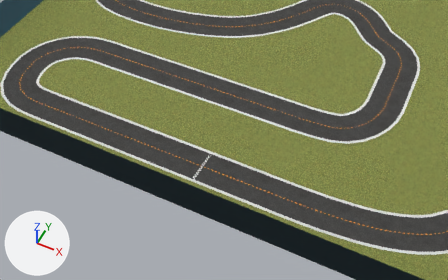
What one commit did to the COLLADA model bundle/meshes/2022_may_pro_cw/2022_may_pro_cw.dae.
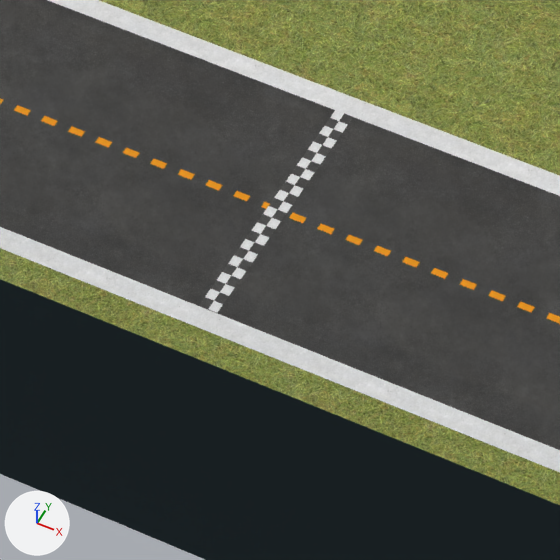
Old and new are each drawn from a 50 mm camera at (4.5, -13.94, 11.96) aimed at (-0.12, -4.71, 0.42) and again close up on the part from 37% to 53% of the width and 50% to 76% of the height. Every picture has the same lights, and +X, +Y and +Z are marked at lower left. Where no turn or scale is listed for an object, it has been applied to the vertices.

Objects in the first close-up: 'StartLine', 'cl', 'field', 'il', 'ol', 'road', 'wall'.
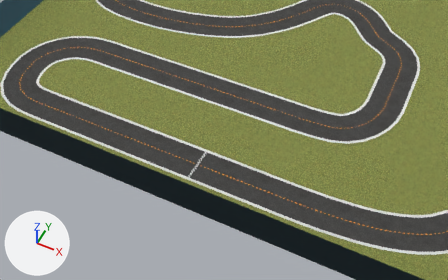
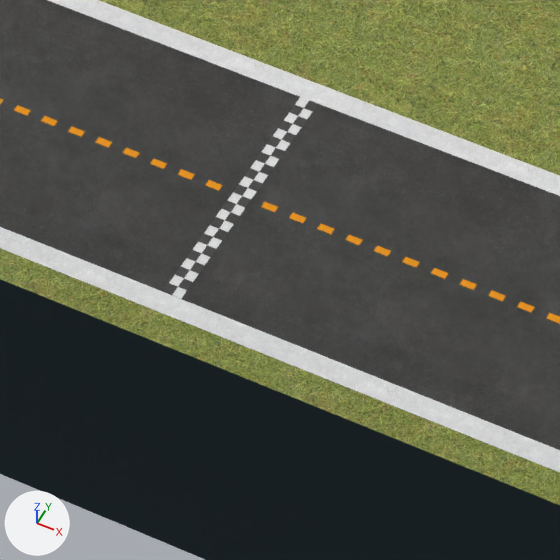
Patch to the scene script:
```diff
--- a/bundle/meshes/2022_may_pro_cw/2022_may_pro_cw.dae.py
+++ b/bundle/meshes/2022_may_pro_cw/2022_may_pro_cw.dae.py
@@ ob_startline @@
 ob_startline = bpy.data.objects.new('StartLine', me_plane)
-ob_startline.location = (-0.38, -5.401, 0.002)
+ob_startline.location = (-0.509, -5.402, 0.002)
```

Changed parts and their boxes (x1, y1, x2, y2) in the close-ups (560 x 560 px):
'StartLine', moved: before (199, 110, 353, 313); after (163, 97, 318, 299)
